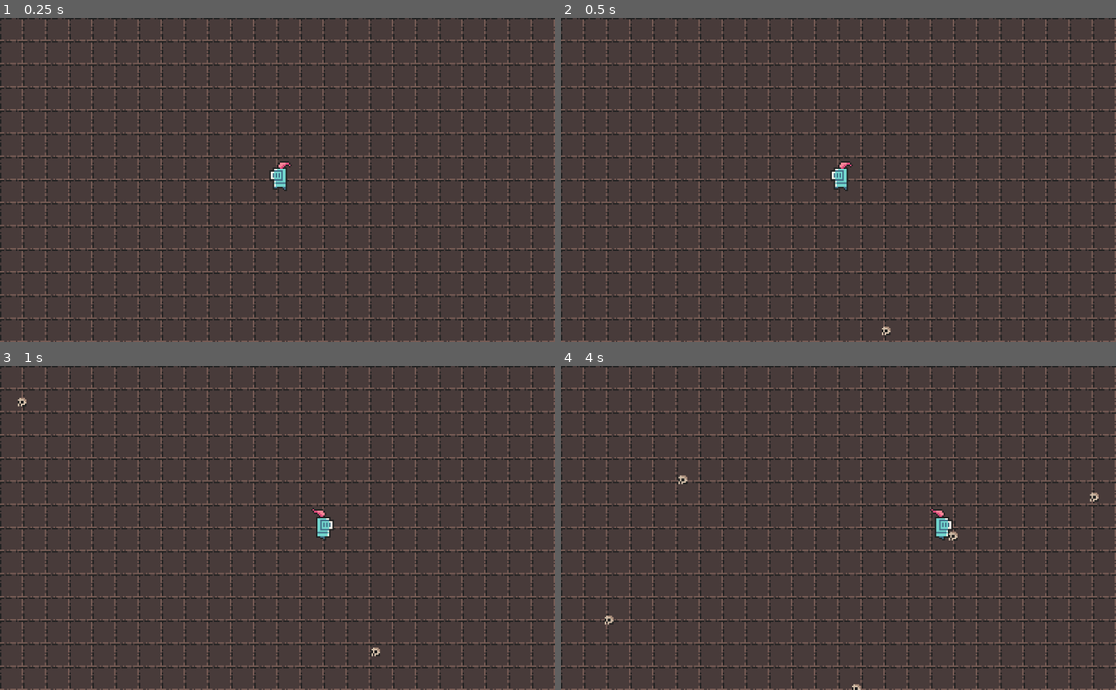
Above: before the commit, frames 1-4 (two rows, left to right).
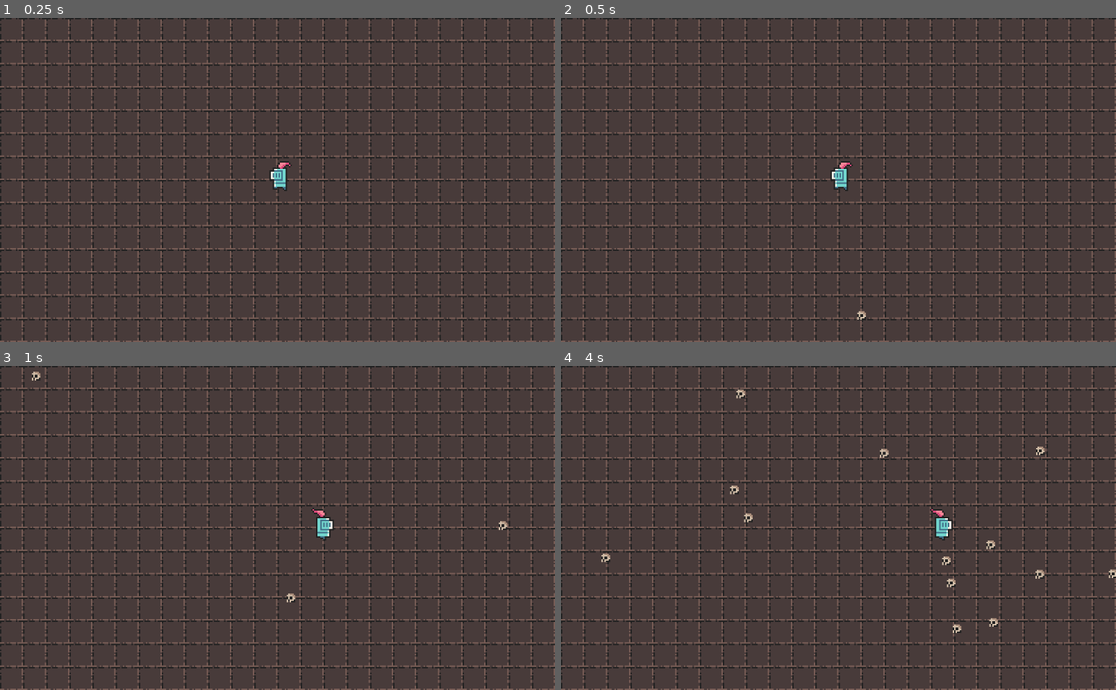
Above: after the commit, the same moments.

Repository: vgfreak95/BasicGame
Game: Godot game, scene res://scenes/main.tscn
The game is run twice, just before and just after one commit, with the same random seed, the same clock (stepped at 60 frames per second) and the same inputs.
Inputs (mouse positions are in pixels of both pictures, inside the frame that each line leads up to):
- Up to frame 1 (0.25 s): no input
- Up to frame 2 (0.5 s): no input
- Up to frame 3 (1 s): tap Enter at 0.5 s; move the mouse to (399, 511) at 0.52 s; hold D (move_right) from 0.53 s (still down); click (399, 511) at 0.6 s
- Up to frame 4 (4 s): move the mouse to (727, 544) at 1.27 s; release D (move_right) at 1.28 s; hold S (move_down) 1.28-2.03 s; click (727, 544) at 1.35 s; move the mouse to (894, 456) at 2.02 s; hold D (move_right) 2.03-2.78 s; click (894, 456) at 2.1 s; move the mouse to (810, 592) at 2.77 s; hold W (move_up) 2.78-3.53 s; click (810, 592) at 2.85 s; move the mouse to (1005, 576) at 3.52 s; hold A (move_left) from 3.53 s (still down); click (1005, 576) at 3.6 s

Frame 1 is identical in both runs. In frame 2, less than 0.1% of the frame differs, in the area x 53-60%, y 90-99%; in frame 3, 0.2%; in frame 4, 0.7%, in the area x 7-100%, y 7-100%.

Commit message:
[FEAT]: Projectiles now go in the direction of player

Diff:
--- a/scenes/player.tscn
+++ b/scenes/player.tscn
@@ -37,35 +37,6 @@
 radius = 13.0
 height = 40.0
 
-[sub_resource type="Animation" id="Animation_e8rgf"]
-resource_name = "right_swing_down"
-length = 0.2
-step = 0.02
-tracks/0/type = "value"
-tracks/0/imported = false
-tracks/0/enabled = true
-tracks/0/path = NodePath("WeaponSword:rotation")
-tracks/0/interp = 1
-tracks/0/loop_wrap = true
-tracks/0/keys = {
-"times": PackedFloat32Array(0, 0.16),
-"transitions": PackedFloat32Array(1, 1),
-"update": 0,
-"values": [0.610865, 2.18166]
-}
-tracks/1/type = "value"
-tracks/1/imported = false
-tracks/1/enabled = true
-tracks/1/path = NodePath("WeaponSword:visible")
-tracks/1/interp = 1
-tracks/1/loop_wrap = true
-tracks/1/keys = {
-"times": PackedFloat32Array(0, 0.2),
-"transitions": PackedFloat32Array(1, 1),
-"update": 1,
-"values": [true, false]
-}
-
 [sub_resource type="Animation" id="Animation_ik2gx"]
 length = 0.001
 tracks/0/type = "value"
@@ -96,6 +67,35 @@
 "transitions": PackedFloat32Array(1, 1),
 "update": 0,
 "values": [-0.610865, -2.0944]
+}
+tracks/1/type = "value"
+tracks/1/imported = false
+tracks/1/enabled = true
+tracks/1/path = NodePath("WeaponSword:visible")
+tracks/1/interp = 1
+tracks/1/loop_wrap = true
+tracks/1/keys = {
+"times": PackedFloat32Array(0, 0.2),
+"transitions": PackedFloat32Array(1, 1),
+"update": 1,
+"values": [true, false]
+}
+
+[sub_resource type="Animation" id="Animation_e8rgf"]
+resource_name = "right_swing_down"
+length = 0.2
+step = 0.02
+tracks/0/type = "value"
+tracks/0/imported = false
+tracks/0/enabled = true
+tracks/0/path = NodePath("WeaponSword:rotation")
+tracks/0/interp = 1
+tracks/0/loop_wrap = true
+tracks/0/keys = {
+"times": PackedFloat32Array(0, 0.16),
+"transitions": PackedFloat32Array(1, 1),
+"update": 0,
+"values": [0.610865, 2.18166]
 }
 tracks/1/type = "value"
 tracks/1/imported = false
--- a/scripts/player.gd
+++ b/scripts/player.gd
@@ -1,3 +1,4 @@
+class_name Player
 extends Area2D
 
 # Player Specific Informa
--- a/scripts/spawner_projectile.gd
+++ b/scripts/spawner_projectile.gd
@@ -4,50 +4,42 @@
 var timer
 
 @export var projectile: PackedScene
-# Figure out how to get the player coords
+@export var max_speed: int = 300
+@export var min_speed: int = 100
 
 
 func spawn_projectile_on_border(width: int, height: int):
 	var instance = projectile.instantiate()
 	var locations = ["left", "right", "top", "bottom"]
 	var border = locations.pick_random()
+	var player = get_parent().get_node("Player") as Player
 
 	var x
 	var y
-	var angle
-	var direction
 
 	# Determine what border to spawn projectile on
 	if border == "top":
 		x = randi() % width
 		y = 0
-		direction = randf_range(225.0, 315.0)
 
 	elif border == "bottom":
 		x = randi() % width
 		y = height
-		direction = randf_range(45.0, 135.0)
 
 	elif border == "left":
 		x = 0
 		y = randi() % height
-		direction = randf_range(45.0, -45.0)
-		if direction < 0:
-			direction += 360.0
 
 	elif border == "right":
 		x = width
 		y = randi() % height
-		direction = randf_range(135.0, 225.0)
 
-	# Set the velocity towards the player
-
-	var velocity = Vector2(randf_range(150.0, 250.0), 0.0)
-
-	instance.linear_velocity = velocity.rotated(direction)
+	# Point the instance projectile to the player
 	instance.position = Vector2(x, y)
-
+	var velocity = randi() % max_speed + min_speed
 	add_child(instance)
+	var direction = (player.global_position - instance.global_position).normalized()
+	instance.linear_velocity = direction * velocity
 
 
 # Called when the node enters the scene tree for the first time.
Not shown: 1 places in scenes/menu.tscn that only renumber resources
